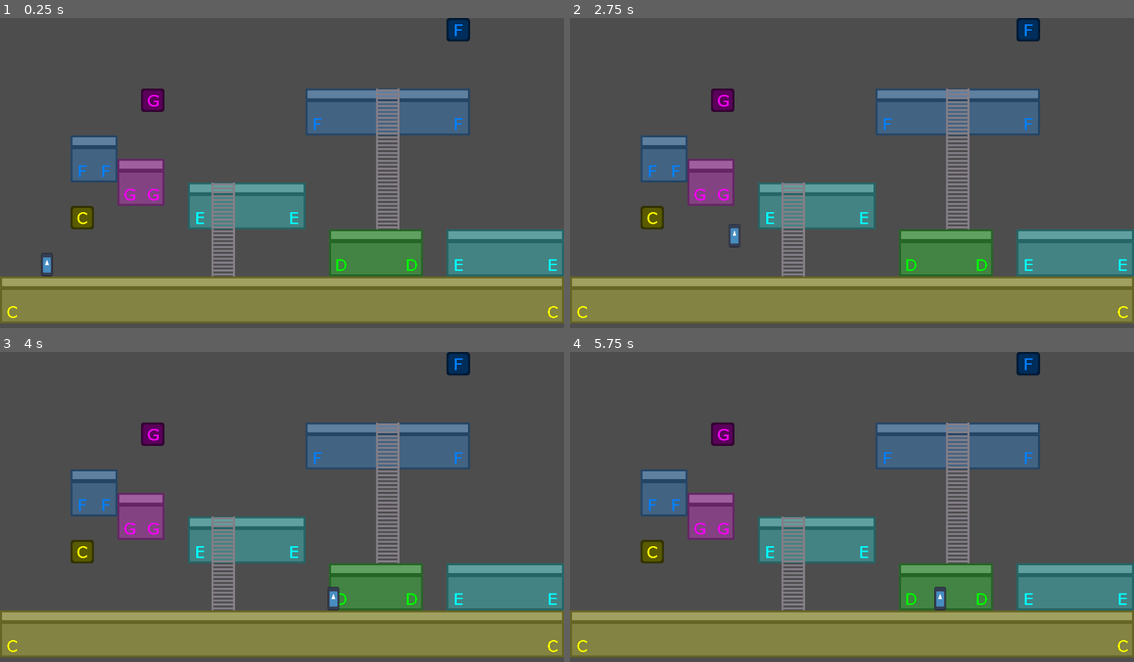
Above: before the commit, frames 1-4 (two rows, left to right).
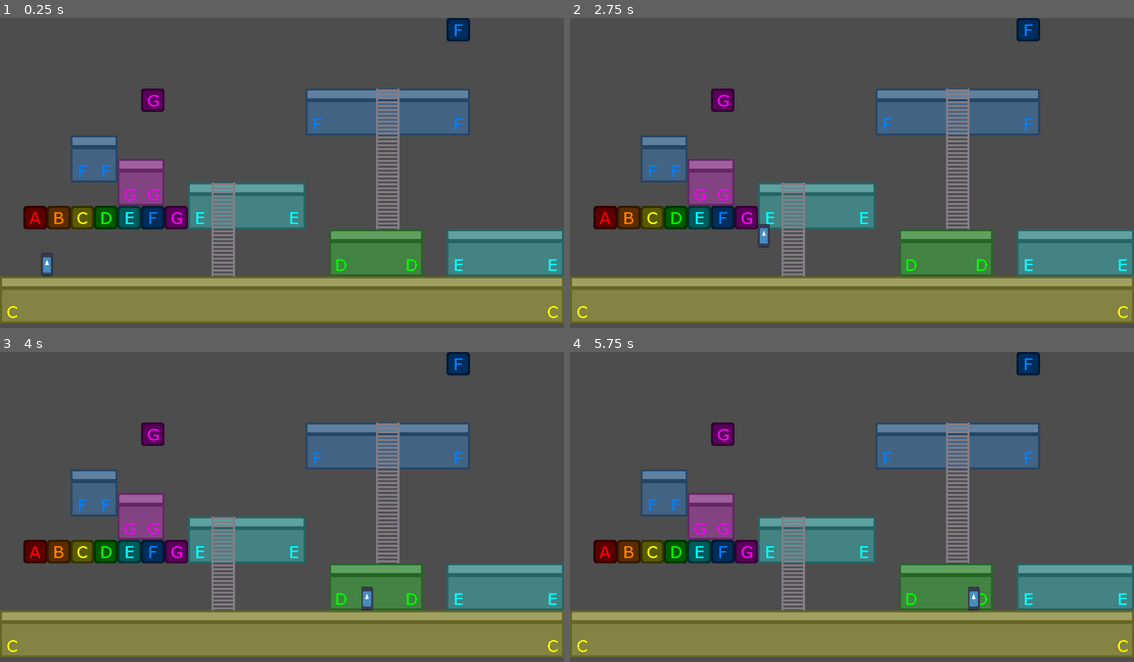
Above: after the commit, the same moments.

Repository: nicom7/game-off-2023
Game: Godot game, scene res://levels/world.tscn
Same seed, same stepped clock (60 frames per second), same inputs: the game is played once before the commit and once after it. The engine's default icon, where the game draws it, is replaced by a stand-in: a white triangle on a blue panel in a dark square.
Inputs:
- Up to frame 1 (0.25 s): no input
- Up to frame 2 (2.75 s): tap Enter at 0.5 s; hold Right (ui_right) 0.53-2.03 s; tap U (A_note) at 0.6 s; tap I (B_note) at 1.35 s; hold Left (ui_left) from 2.03 s (still down); tap O (C_note) at 2.1 s
- Up to frame 3 (4 s): release Left (ui_left) at 2.78 s; hold Right (ui_right) from 2.78 s (still down); tap P (D_note) at 2.85 s; tap R (E_note) at 3.6 s
- Up to frame 4 (5.75 s): release Right (ui_right) at 4.28 s; hold Left (ui_left) 4.28-5.03 s; tap T (F_note) at 4.35 s; hold Right (ui_right) from 5.03 s (still down); tap Y (G_note) at 5.1 s

The runs differ from the first frame. In frame 1, 1.9% of the frame differs, in the area x 4-34%, y 60-69%; in frame 2, 2.1%; in frame 3, 2.2%; in frame 4, 2.2%, in the area x 4-73%, y 60-84%.

Commit message:
Add hit_valid property on switch block
- Can set block hit valid or invalid and adjust note player and VFX accordingly

Diff:
--- a/game_objects/audio/block_note_player.tscn
+++ b/game_objects/audio/block_note_player.tscn
@@ -8,11 +8,11 @@
 
 [node name="NotePlayer" instance=ExtResource("1_6mql1")]
 octave_ratio = 0.0
+pitch = 2.0
 duration = 0.1
 attack_duration = 0.1
 release_duration = 0.3
 attack_curve = SubResource("Curve_2ck7q")
 
 [node name="AudioStreamPlayer" parent="." index="0"]
-pitch_scale = 2.0
 bus = &"SFX"
--- a/game_objects/audio/note_player.gd
+++ b/game_objects/audio/note_player.gd
@@ -3,6 +3,12 @@
 
 @export var tone: Globals.Tone = Globals.Tone.A
 @export_range(0, 1) var octave_ratio: float = 0.25
+@export_range(0.01, 4) var pitch: float = 1:
+	set(value):
+		if pitch != value:
+			pitch = value
+			_update_pitch()
+
 ## Note playback duration in seconds. Set to 0 or less for infinite duration (until stopped manually).
 @export var duration: float = 0
 
@@ -53,8 +59,14 @@
 	current_phase = EnvelopePhase.RELEASE
 	phase_start_volume = db_to_linear(player.volume_db)
 
+func _update_pitch():
+	if not is_node_ready():
+		return
+
+	$AudioStreamPlayer.pitch_scale = pitch
+
 func _ready():
-	pass
+	_update_pitch()
 
 func _process(delta: float) -> void:
 	if player.playing:
--- a/game_objects/switch_blocks/switch_block.gd
+++ b/game_objects/switch_blocks/switch_block.gd
@@ -2,7 +2,7 @@
 class_name SwitchBlock
 extends Node2D
 
-signal hit(block: SwitchBlock)
+signal is_hit(block: SwitchBlock)
 
 @export var tone: Globals.Tone = Globals.Tone.A:
 	set(value):
@@ -10,8 +10,23 @@
 			tone = value
 			_update_block()
 
-@export var hit_note_player_scene: PackedScene
-var hit_note_player: NotePlayer
+@export var hit_valid: bool = true
+
+@export var block_note_player_scene: PackedScene
+var block_note_player: NotePlayer
+
+func hit() -> void:
+	is_hit.emit(self)
+
+	$AnimationPlayer.stop()
+	$AnimationPlayer.play("hit_valid" if hit_valid else "hit_invalid")
+	block_note_player = block_note_player_scene.instantiate()
+	block_note_player.tone = tone
+	block_note_player.pitch = 4.0 if hit_valid else 0.7
+	block_note_player.octave_ratio = 0
+	add_child(block_note_player)
+	block_note_player.start()
+	$NotePlayerTimer.start()
 
 func _update_block() -> void:
 	if not is_node_ready():
@@ -33,22 +48,12 @@
 func _on_hit_detection_body_entered(body: Node2D) -> void:
 	var character = body as Character
 	if character and character.velocity.y < 0:
-		hit.emit(self)
-
-func _on_hit(block: SwitchBlock) -> void:
-	$AnimationPlayer.stop()
-	$AnimationPlayer.play("hit")
-	hit_note_player = hit_note_player_scene.instantiate()
-	hit_note_player.tone = tone
-	hit_note_player.octave_ratio = 1
-	add_child(hit_note_player)
-	hit_note_player.start()
-	$NotePlayerTimer.start()
-
+		hit()
 
 func _on_note_player_timer_timeout() -> void:
-	hit_note_player = hit_note_player_scene.instantiate()
-	hit_note_player.tone = tone
-	hit_note_player.octave_ratio = 0.2
-	add_child(hit_note_player)
-	hit_note_player.start()
+	block_note_player = block_note_player_scene.instantiate()
+	block_note_player.tone = tone
+	block_note_player.pitch = 2.0 if hit_valid else 0.6
+	block_note_player.octave_ratio = 0.2
+	add_child(block_note_player)
+	block_note_player.start()
--- a/game_objects/switch_blocks/switch_block.tscn
+++ b/game_objects/switch_blocks/switch_block.tscn
@@ -18,21 +18,6 @@
 [sub_resource type="GradientTexture1D" id="GradientTexture1D_egq61"]
 gradient = SubResource("Gradient_nebj2")
 
-[sub_resource type="Animation" id="Animation_xxq1r"]
-resource_name = "hit"
-tracks/0/type = "value"
-tracks/0/imported = false
-tracks/0/enabled = true
-tracks/0/path = NodePath("Block/HitVFX:modulate")
-tracks/0/interp = 1
-tracks/0/loop_wrap = true
-tracks/0/keys = {
-"times": PackedFloat32Array(0, 1),
-"transitions": PackedFloat32Array(1, 1),
-"update": 0,
-"values": [Color(1, 1, 1, 1), Color(1, 1, 1, 0)]
-}
-
 [sub_resource type="Animation" id="Animation_8sl87"]
 length = 0.001
 tracks/0/type = "value"
@@ -48,17 +33,48 @@
 "values": [Color(1, 1, 1, 0)]
 }
 
+[sub_resource type="Animation" id="Animation_xxq1r"]
+resource_name = "hit_valid"
+tracks/0/type = "value"
+tracks/0/imported = false
+tracks/0/enabled = true
+tracks/0/path = NodePath("Block/HitVFX:modulate")
+tracks/0/interp = 1
+tracks/0/loop_wrap = true
+tracks/0/keys = {
+"times": PackedFloat32Array(0, 1),
+"transitions": PackedFloat32Array(1, 1),
+"update": 0,
+"values": [Color(1, 1, 1, 1), Color(1, 1, 1, 0)]
+}
+
+[sub_resource type="Animation" id="Animation_nhaao"]
+resource_name = "hit_invalid"
+tracks/0/type = "value"
+tracks/0/imported = false
+tracks/0/enabled = true
+tracks/0/path = NodePath("Block/HitVFX:modulate")
+tracks/0/interp = 1
+tracks/0/loop_wrap = true
+tracks/0/keys = {
+"times": PackedFloat32Array(0, 1),
+"transitions": PackedFloat32Array(1, 1),
+"update": 0,
+"values": [Color(0, 0, 0, 1), Color(0, 0, 0, 0)]
+}
+
 [sub_resource type="AnimationLibrary" id="AnimationLibrary_2f47l"]
 _data = {
 "RESET": SubResource("Animation_8sl87"),
-"hit": SubResource("Animation_xxq1r")
+"hit_invalid": SubResource("Animation_nhaao"),
+"hit_valid": SubResource("Animation_xxq1r")
 }
 
 [node name="SwitchBlock" type="StaticBody2D"]
 modulate = Color(1, 0, 0, 1)
 texture_filter = 3
 script = ExtResource("1_22t1h")
-hit_note_player_scene = ExtResource("2_32ohu")
+block_note_player_scene = ExtResource("2_32ohu")
 
 [node name="CollisionShape2D" type="CollisionShape2D" parent="."]
 position = Vector2(24, 24)
@@ -98,6 +114,5 @@
 "": SubResource("AnimationLibrary_2f47l")
 }
 
-[connection signal="hit" from="." to="." method="_on_hit"]
 [connection signal="body_entered" from="HitDetection" to="." method="_on_hit_detection_body_entered"]
 [connection signal="timeout" from="NotePlayerTimer" to="." method="_on_note_player_timer_timeout"]
--- a/levels/world.tscn
+++ b/levels/world.tscn
@@ -67,13 +67,42 @@
 position = Vector2(144, 384)
 tone = 2
 
+[node name="SwitchBlock4" parent="." instance=ExtResource("7_ki10g")]
+modulate = Color(0, 1, 0, 1)
+position = Vector2(192, 384)
+tone = 3
+
+[node name="SwitchBlock5" parent="." instance=ExtResource("7_ki10g")]
+modulate = Color(0, 1, 1, 1)
+position = Vector2(240, 384)
+tone = 4
+
+[node name="SwitchBlock6" parent="." instance=ExtResource("7_ki10g")]
+modulate = Color(0, 0.5, 1, 1)
+position = Vector2(288, 384)
+tone = 5
+
+[node name="SwitchBlock7" parent="." instance=ExtResource("7_ki10g")]
+modulate = Color(1, 0, 1, 1)
+position = Vector2(336, 384)
+tone = 6
+
+[node name="SwitchBlock8" parent="." instance=ExtResource("7_ki10g")]
+modulate = Color(1, 0.5, 0, 1)
+position = Vector2(96, 384)
+tone = 1
+
+[node name="SwitchBlock9" parent="." instance=ExtResource("7_ki10g")]
+position = Vector2(48, 384)
+
 [node name="SwitchBlock2" parent="." instance=ExtResource("7_ki10g")]
 modulate = Color(1, 0, 1, 1)
 position = Vector2(288, 144)
 tone = 6
+hit_valid = false
 
 [node name="SwitchBlock3" parent="." instance=ExtResource("7_ki10g")]
-modulate = Color(0, 0, 1, 1)
+modulate = Color(0, 0.5, 1, 1)
 position = Vector2(912, 0)
 tone = 5
 
Not shown: 1 places in game_objects/switch_blocks/switch_block.tscn that only renumber resources
